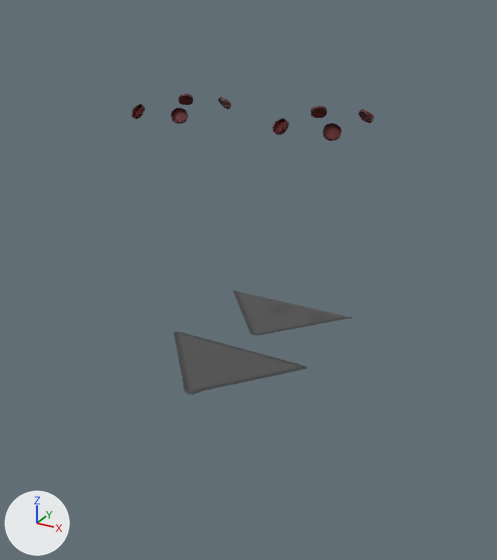
Renders of the FBX model Project/ContentsResources/Mesh/Level/1_1/SortObject/Servicehatch/m_dlc08_servicehatch_01.fbx from each side of a commit.
Rendered twice from a 50 mm lens placed at (0.0201, -0.0398, 0.0282), pointed at (0.0004, -0.0039, 0.0103). The axes (+X, +Y, +Z) are drawn at lower left. The lights are the same throughout. Where no turn or scale is listed for an object, it has been applied to the vertices.

The older version as bpy lines, for what is in view:
```python
me_mesh_001 = bpy.data.meshes.new('Mesh.001')
me_mesh_001.from_pydata(...)  # 40 vertices, 54 faces; spans x -0.0102..0.0102, y -0.0109..0.0049, z 0.0042..0.0051
me_mesh_001.materials.append(mat_material_001)  # picture img_servicehatch_arrow_png
me_mesh_002 = bpy.data.meshes.new('Mesh.002')
me_mesh_002.from_pydata(...)  # 1596 vertices, 2796 faces; spans x -0.012..0.012, y -0.0124..0.0064, z 0.0..0.0253
me_mesh_002.materials.append(mat_material_002)  # picture img_t_dlc08_servicehatch_01_d_png
ob_m_dlc08_servicehatch_01_0 = bpy.data.objects.new('m_dlc08_servicehatch_01_0', me_mesh_001)
ob_m_dlc08_servicehatch_01_0.location = (0.0, 0.0, 0.0)
ob_m_dlc08_servicehatch_01_1 = bpy.data.objects.new('m_dlc08_servicehatch_01_1', me_mesh_002)
ob_m_dlc08_servicehatch_01_1.location = (0.0, 0.0, 0.0)
```
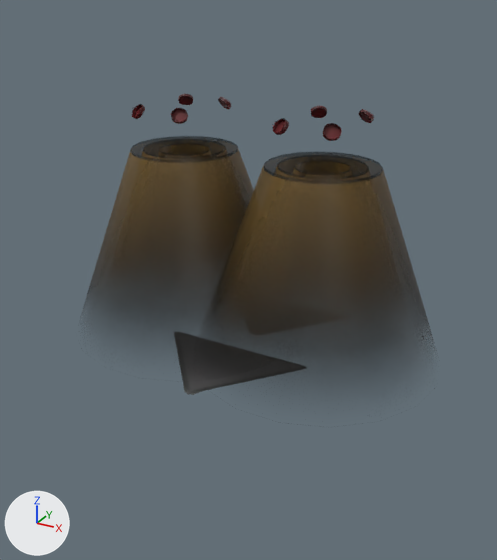
What changed in the scene script:
```text
Add img_t_city_pass_glow_01_png:
    img_t_city_pass_glow_01_png = load_image('t_city_pass_glow_01.png', 't_city_pass_glow_01.png', 256, 256, 'sRGB')
Add mat_material_007:
    mat_material_007 = principled_material('Material.007')
    mat_material_007.texture = img_t_city_pass_glow_01_png  # with its transparency
Add me_mesh_006:
    me_mesh_006.from_pydata(...)  # 216 vertices, 216 faces; spans x -0.0131..0.0128, y -0.0108..0.0052, z 0.0054..0.0181
    me_mesh_006.materials.append(mat_material_007)  # picture img_t_city_pass_glow_01_png
Add ob_m_sk_the_pass_01_1:
    ob_m_sk_the_pass_01_1 = bpy.data.objects.new('m_sk_the_pass_01_1', me_mesh_006)
    ob_m_sk_the_pass_01_1.location = (0.0, 0.0, 0.0)
```

Location of each change, (x1, y1, x2, y2) in pixels of the pictures (497 x 560 px):
'm_sk_the_pass_01_1', added
    after: (87, 136, 429, 375)
